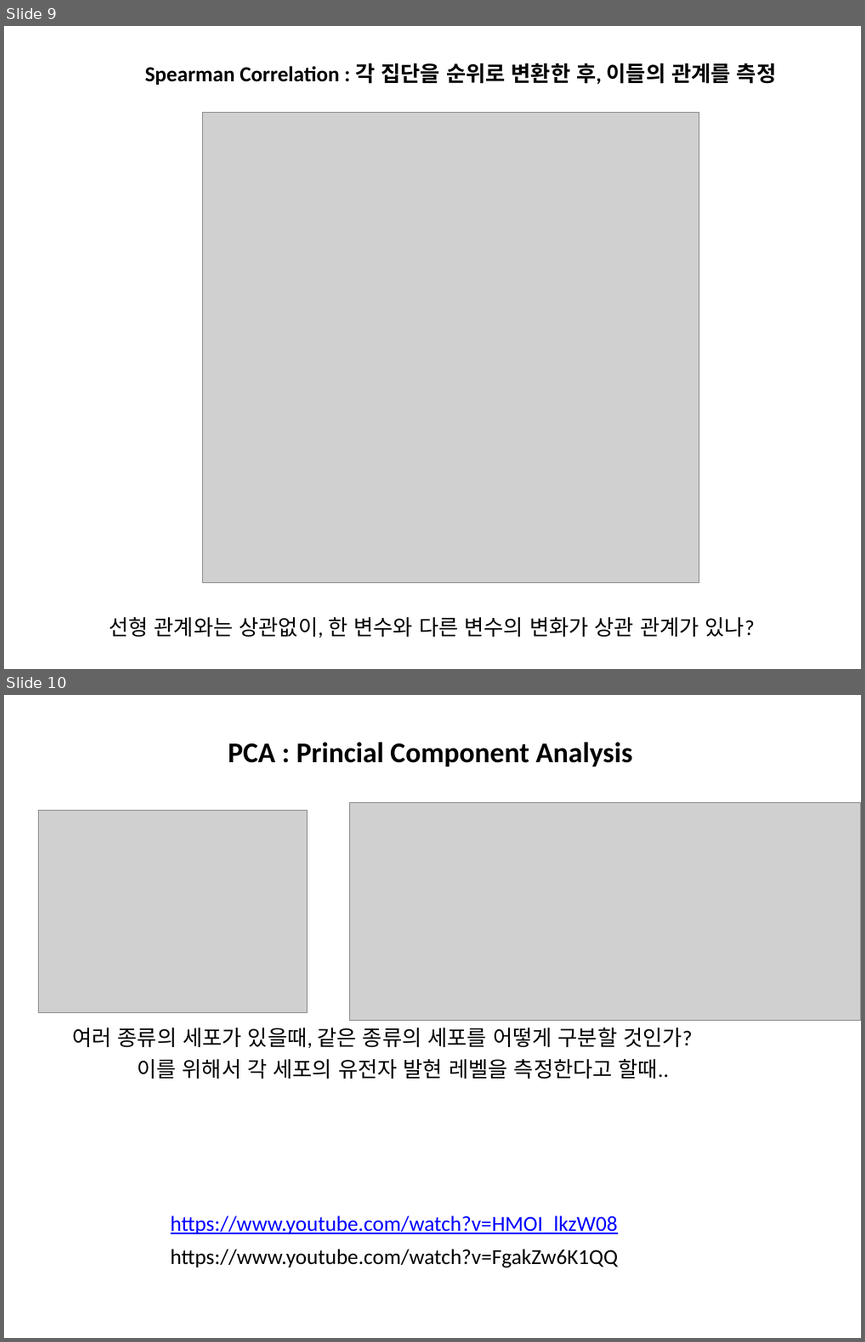
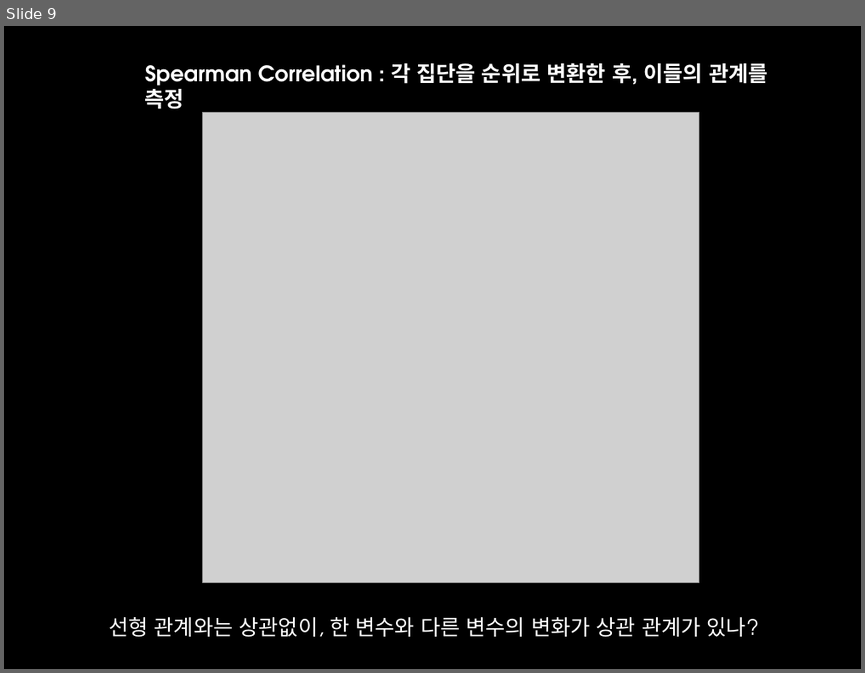
Before and after one commit to suknamgoong1970/CBNU-bioinformatics2021, a slide deck: Lecture8/Lect8.pptx. Shown one above the other, each under a label of ours: slides 9 and 10 before the commit, slide 9 after it. The pictures are 865x1342 and 865x673 pixels, drawn with LibreOffice and Linux fonts; fonts in the diff are those of the drawing; grey boxes stand for pictures. Boxes give left, top, right and bottom in pixels: in the first picture for what was removed or moved away, otherwise in the second. Text is boxed around its words. In the diff, an @@ line names an element or a change of style, - is before the commit and + after.

```diff
--- a/Lecture8/Lect8.pptx
+++ b/Lecture8/Lect8.pptx
@@ slide 10 removed at box(4, 695, 861, 1338), background #FFFFFF @@
@@ text removed at box(228, 742, 633, 767) @@
-PCA : Princial Component Analysis
@@ picture removed at box(38, 810, 307, 1012) @@
@@ picture removed at box(349, 802, 861, 1020) @@
@@ text removed at box(72, 1027, 692, 1048) @@
-여러 종류의 세포가 있을때, 같은 종류의 세포를 어떻게 구분할 것인가?
@@ text removed at box(137, 1059, 669, 1078) @@
-이를 위해서 각 세포의 유전자 발현 레벨을 측정한다고 할때..
@@ text removed at box(171, 1215, 618, 1234) @@
-https://www.youtube.com/watch?v=HMOI_lkzW08
@@ text removed at box(171, 1248, 618, 1268) @@
-https://www.youtube.com/watch?v=FgakZw6K1QQ
@@ slide 9 changed as well @@
@@ background #FFFFFF to #000000 @@
@@ text "Spearman Correlation : 각 집단을 ..." at box(145, 63, 768, 90): font Calibri to TeX Gyre Adventor, text colour #000000 to #FFFFFF @@
@@ text "선형 관계와는 상관없이, 한 변수와 ..." at box(109, 617, 759, 636): font Calibri to TeX Gyre Adventor, text colour #000000 to #FFFFFF @@
```
Also in this commit, not shown: 8 other slides changed, 18 slides added, 3 other slides removed, 1 other file.
